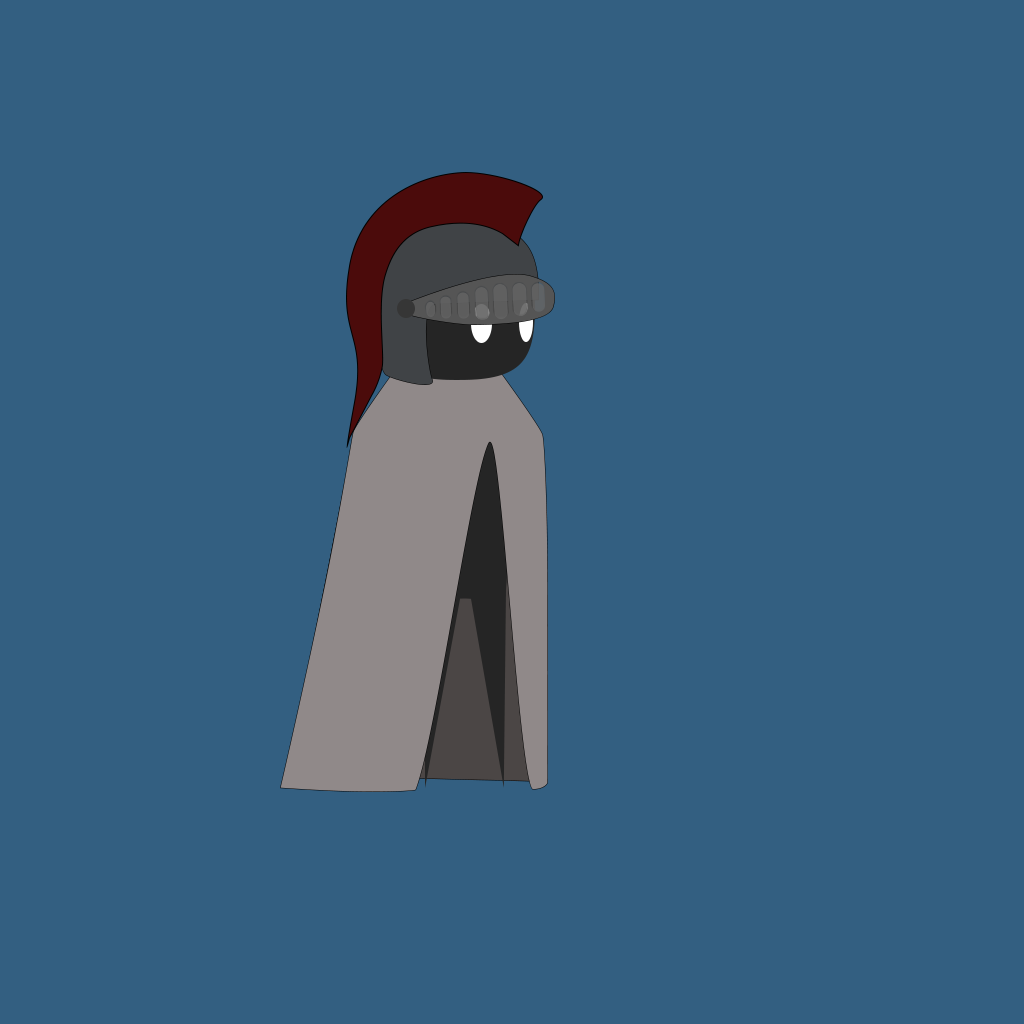
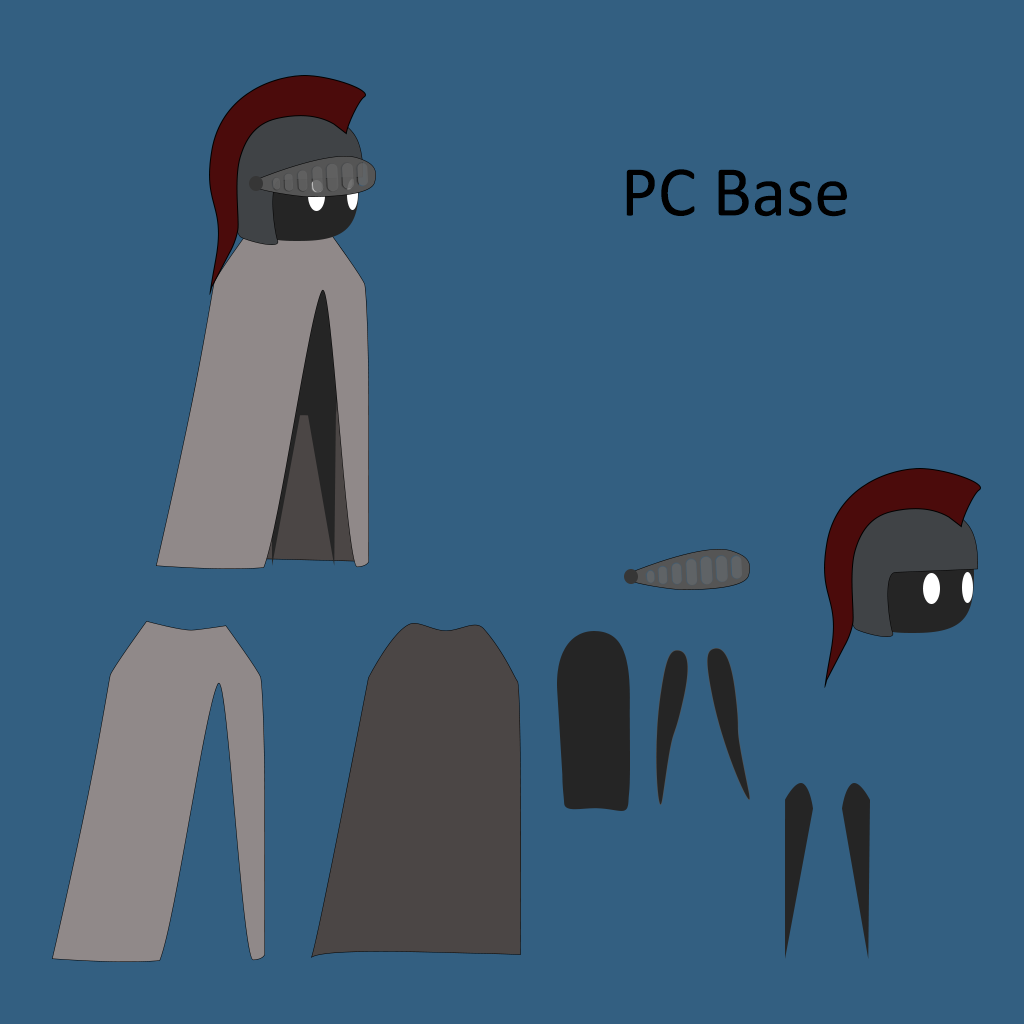
The second (1024, 1024) image is a revision of the first. Changes to its layers:
added group "head elements" with 10 layers above "body elements" over [624, 468, 981, 688]
added group "helmet" with 5 layers in group "head elements" over [824, 468, 981, 688]
added layer "plume" (1st of 2, in "head elements" › "helmet") in group "helmet" over [824, 468, 981, 688]
added group "body elements" with 7 layers above "base" over [52, 621, 870, 962]
added layer "capeFront" (1st of 2, in "body elements") in group "body elements" over [52, 621, 265, 962]
added layer "capeBottom" (1st of 2, in "body elements") in group "body elements" over [311, 623, 521, 958]
added group "base" with 17 layers above "Background" over [156, 75, 376, 569]
moved "head" (2nd of 3, in "base") into group "base" over [209, 75, 555, 792]
painted on "plume" (2nd of 2, in "base" › "head") over [209, 75, 543, 448]
painted on "visor mask" (2nd of 2, in "base" › "head") over [273, 163, 545, 320]
painted on "visor" (3rd of 3, in "base" › "head") over [253, 156, 555, 325]
painted on "helmetbase" (2nd of 2, in "base" › "head") over [231, 114, 539, 385]
painted on "eyeRight" (2nd of 2, in "base" › "head") over [347, 179, 533, 342]
painted on "head" (3rd of 3, in "base" › "head") over [235, 114, 535, 380]
moved "body" into group "base" over [156, 228, 548, 792]
painted on "capeFront" (2nd of 2, in "base" › "body") over [156, 228, 548, 792]
painted on "armLeft" (2nd of 2, in "base" › "body") over [252, 258, 440, 595]
painted on "torso" (2nd of 2, in "base" › "body") over [265, 238, 508, 602]
painted on "armRight" (2nd of 2, in "base" › "body") over [309, 255, 526, 589]
painted on "legRight" (2nd of 2, in "base" › "body") over [308, 390, 506, 788]
painted on "legLeft" (2nd of 2, in "base" › "body") over [272, 390, 460, 788]
painted on "capeBottom" (2nd of 2, in "base" › "body") over [158, 230, 546, 786]
…and 16 more changes (14 added, 2 painted)
